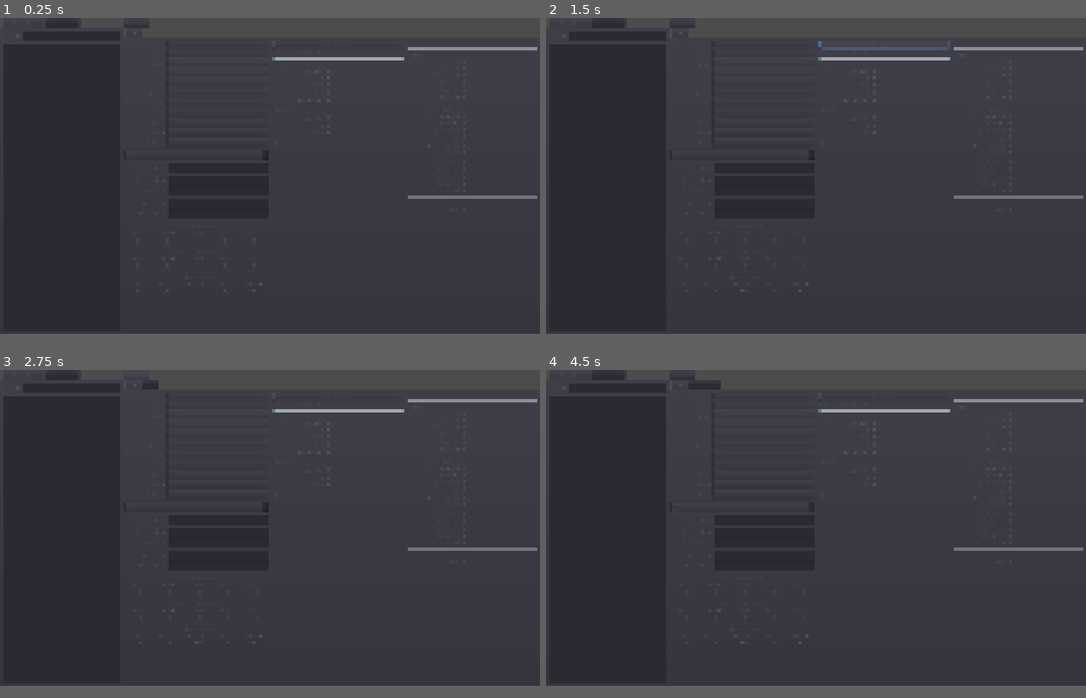
Above: before the commit, frames 1-4 (two rows, left to right).
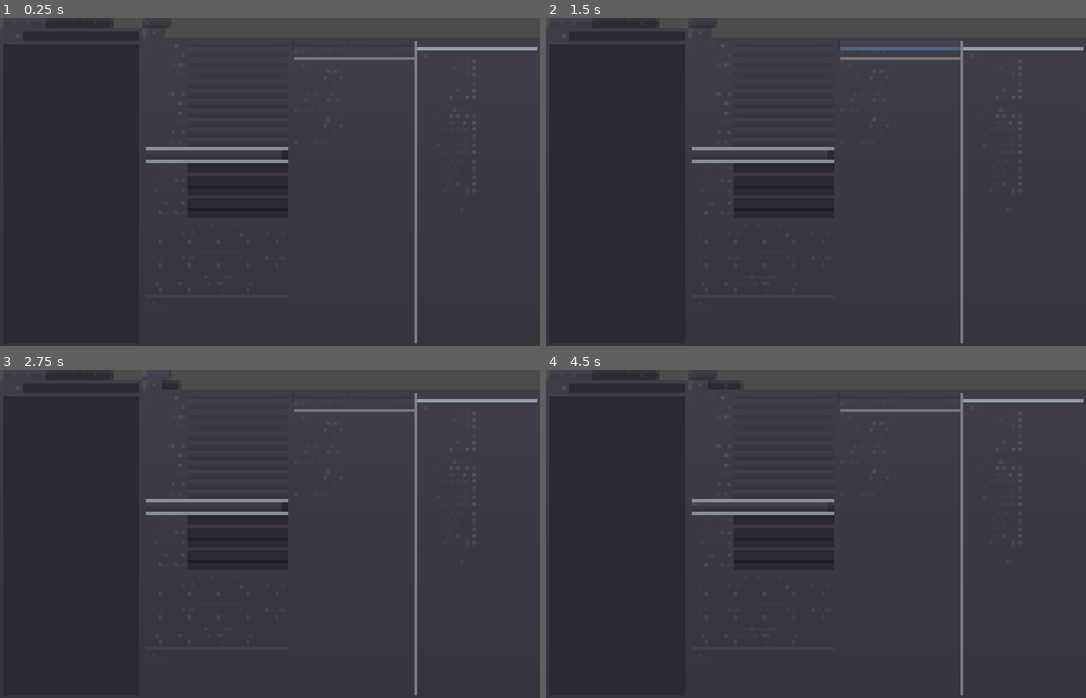
Above: after the commit, the same moments.

Repository: Hirmuolio/runescape-equipment-tool
Game: Godot game, scene res://main.tscn
Same seed, same stepped clock (60 frames per second), same inputs: the game is played once before the commit and once after it.
Inputs (mouse positions are in pixels of both pictures, inside the frame that each line leads up to; where the layout moved, square brackets give the same spot in the first picture):
- Up to frame 1 (0.25 s): no input
- Up to frame 2 (1.5 s): click (762, 44) at 0.52 s; click "Simulate" at 1.25 s
- Up to frame 3 (2.75 s): click "New set" at 2 s
- Up to frame 4 (4.5 s): click "New set" at 2.75 s; click (762, 501) [740, 507] at 3.5 s; click (762, 396) at 4.27 s
In our replay, the window is 800x468 before the commit and 800x486 after it. These sizes can differ from the game's own. Grey fills any space a smaller window leaves; there, only what the larger window draws over its background counts as a difference.

The runs differ from the first frame. In frame 1, 1.9% of the frame differs, in the area x 15-100%, y 0-100%; in frame 2, 2.0%; in frame 3, 1.9%; in frame 4, 2.0%.

Commit message:
prayers

Diff:
--- a/data/equipment.gd
+++ b/data/equipment.gd
@@ -4,6 +4,7 @@
 #func get_class(): return "equipment"
 
 var item_name : String
+var examine : String
 var item_id : int
 # weapon, 2h, ammo, cape, legs, body, shield, neck, head, feet, hands, ring, shield
 var equipment_slot : String
@@ -85,3 +86,7 @@
 	#	return false
 
 	return true
+
+func info()->String:
+
+	return examine
--- a/data/hardcoded_data.gd
+++ b/data/hardcoded_data.gd
@@ -110,6 +110,150 @@
 # Generated from equipment_specials on startup
 var items_with_specials : Dictionary
 
+
+var prayers : Dictionary = {
+	"def_5": {
+		"name": "Thick Skin",
+		"description": "+5% Defence",
+		"modifiers": {
+			"defence": 5
+		}
+	},
+	"def_10": {
+		"name": "Rock Skin",
+		"description": "+10% Defence",
+		"modifiers": {
+			"defence": 10
+		}
+	},
+	"def_15": {
+		"name": "Steek Skin",
+		"description": "+15% Defence",
+		"modifiers": {
+			"defence": 15
+		}
+	},
+	"str_5": {
+		"name": "Burst of Strength",
+		"description": "+5% Strength",
+		"modifiers": {
+			"strength": 5
+		}
+	},
+	"str_10": {
+		"name": "Superhuman Strength",
+		"description": "+10% Strength",
+		"modifiers": {
+			"strength": 10
+		}
+	},
+	"str_15": {
+		"name": "Ultimate Strength",
+		"description": "+15% Strength",
+		"modifiers": {
+			"strength": 15
+		}
+	},
+	"att_5": {
+		"name": "Clarity of Thought",
+		"description": "+5% Attack",
+		"modifiers": {
+			"attack": 5
+		}
+	},
+	"att_10": {
+		"name": "Improved Reflexes",
+		"description": "+10% Attack",
+		"modifiers": {
+			"attack": 10
+		}
+	},
+	"att_15": {
+		"name": "Incredible Reflexes",
+		"description": "+15% Attack",
+		"modifiers": {
+			"attack": 15
+		}
+	},
+	"rng_5": {
+		"name": "Sharp Eye",
+		"description": "+5% Ranged",
+		"modifiers": {
+			"ranged": 5
+		}
+	},
+	"rng_10": {
+		"name": "Hawk Eye",
+		"description": "+10% Ranged",
+		"modifiers": {
+			"ranged": 10
+		}
+	},
+	"rng_15": {
+		"name": "Eagle Eye",
+		"description": "+15% Ranged",
+		"modifiers": {
+			"ranged": 15
+		}
+	},
+	"rng_20": {
+		"name": "Rigour",
+		"description": "+20% Ranged attack, +23% Ranged strength, +25% Defence",
+		"modifiers": {
+			"ranged_attack": 20,
+			"ranged_str": 23,
+			"defence": 25
+		}
+	},
+	"mage_5": {
+		"name": "Mystic Will",
+		"description": "+5% Magical attack and defence",
+		"modifiers": {
+			"magic": 5
+		}
+	},
+	"mage_10": {
+		"name": "Mystic Lore",
+		"description": "+10% Magical attack and defence",
+		"modifiers": {
+			"magic": 10
+		}
+	},
+	"mage_15": {
+		"name": "Mystic Might",
+		"description": "+15% Magical attack and defence",
+		"modifiers": {
+			"magic": 15
+		}
+	},
+	"mage_25": {
+		"name": "Augury",
+		"description": "+25% Magical attack and defence, +25% Defence",
+		"modifiers": {
+			"magic_attack": 25,
+			"magic_defence": 25,
+			"defence": 25
+		}
+	},
+	"chivalry": {
+		"name": "Chivalry",
+		"description": "+15% Attack, +18% Strength, +20% Defence",
+		"modifiers": {
+			"attack": 15,
+			"strength": 18,
+			"defence": 20
+		}
+	},
+	"piety": {
+		"name": "Piety",
+		"description": "+20% Attack, +23% Strength, +25% Defence",
+		"modifiers": {
+			"attack": 20,
+			"strength": 23,
+			"defence": 25
+		}
+	}
+}
 
 
 # Called when the node enters the scene tree for the first time.
--- a/data/monster.gd
+++ b/data/monster.gd
@@ -5,6 +5,7 @@
 
 var monster_name : String
 var monster_id : int
+var examine : String
 
 # Levels
 var attack_level : int = 1
--- a/data/player.gd
+++ b/data/player.gd
@@ -43,9 +43,9 @@
 var str_bonus : int setget ,_get_str_bonus
 var atk_bonus : int setget ,_get_atk_bonus
 
-var prayer_str : float = 1 #TODO
-var prayer_atk : float = 1 #TODO
-var prayer_def : float = 1 #TODO
+var prayer_str : float setget ,_get_pray_str
+var prayer_atk : float setget ,_get_pray_att
+var prayer_def : float setget ,_get_pray_def
 
 var style_str_bonus : int setget ,_get_style_str
 var style_atk_bonus : int setget ,_get_style_atk
@@ -57,6 +57,7 @@
 
 var attack_speed : int setget ,_get_attack_speed
 
+var prayers : Array = []
 var special_attributes : Array = []
 
 func set_specials():
@@ -126,7 +127,27 @@
 	set_specials()
 	recalculate_stats()
 
-
+func prayer_add( prayer_id : String ) -> bool:
+	# Returns true if prayer was added
+	if prayer_id in prayers:
+		return false
+
+	# Can't have multiple prayers modify same stat
+	# Not good check. TODO make better
+	var already_modified : Array = []
+	for pra in prayers:
+		already_modified.append_array( HardcodedData.prayers[pra]["modifiers"].keys() )
+	for mod in HardcodedData.prayers[prayer_id]["modifiers"].keys():
+		if mod in already_modified:
+			return false
+
+	prayers.append( prayer_id )
+	recalculate_stats()
+	return true
+
+func prayer_remove( prayer_id : String ):
+	prayers.erase( prayer_id )
+	recalculate_stats()
 
 func _on_remove_gear(slot : String):
 	if slot == "2h":
@@ -248,3 +269,21 @@
 	if weapon:
 		return weapon.attack_speed
 	return 5
+
+func _get_pray_str() -> float:
+	for pray_id in prayers:
+		if "strength" in HardcodedData.prayers[pray_id]["modifiers"]:
+			return ( 100.0 + HardcodedData.prayers[pray_id]["modifiers"]["strength"] ) / 100
+	return 1.0
+
+func _get_pray_att() -> float:
+	for pray_id in prayers:
+		if "attack" in HardcodedData.prayers[pray_id]["modifiers"]:
+			return ( 100.0 + HardcodedData.prayers[pray_id]["modifiers"]["attack"] ) / 100
+	return 1.0
+
+func _get_pray_def() -> float:
+	for pray_id in prayers:
+		if "defence" in HardcodedData.prayers[pray_id]["modifiers"]:
+			return ( 100.0 + HardcodedData.prayers[pray_id]["modifiers"]["defence"] ) / 100
+	return 1.0
--- a/database.gd
+++ b/database.gd
@@ -39,6 +39,9 @@
 		$items.add_child( new_item )
 
 		new_item.item_name = item["name"]
+		if item["examine"]:
+			# Some items don't have examine info
+			new_item.examine = item["examine"]
 		new_item.item_id = item["id"]
 		new_item.set_name( String( new_item.item_id ) )
 
@@ -112,6 +115,7 @@
 		file.store_pascal_string( item.item_name )
 		file.store_pascal_string( item.equipment_slot )
 		file.store_32( item.item_id )
+		file.store_pascal_string( item.examine )
 
 		file.store_64( item.attack_stab )
 		file.store_64( item.attack_slash )
@@ -159,6 +163,7 @@
 	new_item.item_name = file.get_pascal_string()
 	new_item.equipment_slot = file.get_pascal_string()
 	new_item.item_id = file.get_32()
+	new_item.examine = file.get_pascal_string()
 
 	new_item.set_name( String( new_item.item_id ) )
 
@@ -206,6 +211,7 @@
 
 		new_monster.monster_name = monster["name"]
 		new_monster.monster_id = monster["id"]
+		new_monster.examine = monster["examine"]
 
 		new_monster.set_name( String( new_monster.monster_id ) )
 
@@ -273,6 +279,7 @@
 
 		file.store_pascal_string( monster.monster_name )
 		file.store_32( monster.monster_id )
+		file.store_pascal_string( monster.examine )
 
 		file.store_64( monster.attack_level )
 		file.store_64( monster.strength_level )
@@ -299,7 +306,7 @@
 		file.store_64( monster.defence_ranged )
 
 		file.store_64( monster.attack_speed )
-		file.store_64( monster.size )
+		file.store_pascal_string( monster.size )
 
 		file.store_pascal_string( var2str(monster.attack_type) )
 		file.store_pascal_string( var2str(monster.attributes) )
@@ -329,6 +336,7 @@
 
 	new_monster.monster_name = file.get_pascal_string()
 	new_monster.monster_id = file.get_32()
+	new_monster.examine = file.get_pascal_string()
 
 	new_monster.set_name( String( new_monster.monster_id ) )
 
@@ -357,7 +365,7 @@
 	new_monster.defence_ranged = file.get_64()
 
 	new_monster.attack_speed = file.get_64()
-	new_monster.size = file.get_64()
+	new_monster.size = file.get_pascal_string()
 
 	new_monster.attack_type = str2var( file.get_pascal_string() )
 	new_monster.attributes = str2var( file.get_pascal_string() )
--- a/equipment_list.gd
+++ b/equipment_list.gd
@@ -40,9 +40,10 @@
 		else:
 			tree_group = tree_groups[item.equipment_slot]
 
-		var tree_item = $Tree.create_item( tree_group )
+		var tree_item : TreeItem = $Tree.create_item( tree_group )
 		tree_item.set_text(0, item.item_name )
 		tree_item.set_metadata(0, item)
+		tree_item.set_tooltip( 0, item.info() )
 
 
 
@@ -90,6 +91,7 @@
 	var selected : TreeItem = $Tree.get_selected()
 	selected.deselect(0)
 	if typeof( selected.get_metadata(0) ) == TYPE_STRING:
+		# Group collapse/expand
 		selected.collapsed = !selected.collapsed
 		group_collapsed[selected.get_metadata(0) ] = selected.collapsed
 	else:
--- a/equipment_list.tscn
+++ b/equipment_list.tscn
@@ -8,7 +8,7 @@
 script = ExtResource( 1 )
 
 [node name="HBoxContainer" type="HBoxContainer" parent="."]
-margin_right = 1024.0
+margin_right = 1333.0
 margin_bottom = 24.0
 
 [node name="Label" type="Label" parent="HBoxContainer"]
@@ -19,14 +19,14 @@
 
 [node name="search" type="LineEdit" parent="HBoxContainer"]
 margin_left = 50.0
-margin_right = 1024.0
+margin_right = 1333.0
 margin_bottom = 24.0
 size_flags_horizontal = 3
 
 [node name="Tree" type="Tree" parent="."]
 margin_top = 28.0
-margin_right = 1024.0
-margin_bottom = 600.0
+margin_right = 1333.0
+margin_bottom = 780.0
 size_flags_horizontal = 3
 size_flags_vertical = 3
 allow_reselect = true
--- /dev/null
+++ b/interface/hoover_info.gd
@@ -0,0 +1,21 @@
+extends NinePatchRect
+
+func _ready():
+	#$RichTextLabel.default_color = Color( 0, 0, 0, 1 )
+	pass # Replace with function body.
+
+func initialize( source_node : Node, info_text : String ):
+	var _err = source_node.connect("mouse_exited", self, "_delete")
+
+	$RichTextLabel.parse_bbcode( info_text )
+	set_position( get_viewport().get_mouse_position() )
+
+	# Set the box size to fit the contained text
+	# get_content_height() seems to be bugged so we need to wait for a second before calling it
+	yield(get_tree().create_timer(.01), "timeout")
+	var height = $RichTextLabel.get_content_height()
+	rect_min_size.y = max( height, 50 )
+
+
+func _delete():
+	queue_free()
--- /dev/null
+++ b/interface/hoover_info.tscn
@@ -0,0 +1,24 @@
+[gd_scene load_steps=3 format=2]
+
+[ext_resource path="res://graphics/hoover_info_box.png" type="Texture" id=1]
+[ext_resource path="res://interface/hoover_info.gd" type="Script" id=2]
+
+[node name="hoover_info" type="NinePatchRect"]
+margin_right = 300.0
+margin_bottom = 100.0
+texture = ExtResource( 1 )
+patch_margin_left = 5
+patch_margin_top = 5
+patch_margin_right = 5
+patch_margin_bottom = 5
+script = ExtResource( 2 )
+
+[node name="RichTextLabel" type="RichTextLabel" parent="."]
+self_modulate = Color( 0, 0, 0, 1 )
+anchor_right = 1.0
+anchor_bottom = 1.0
+margin_left = 5.0
+margin_top = 5.0
+margin_right = -5.0
+margin_bottom = -5.0
+scroll_active = false
--- a/interface/monster_list.gd
+++ b/interface/monster_list.gd
@@ -73,6 +73,7 @@
 	var selected : TreeItem = $Tree.get_selected()
 	selected.deselect(0)
 	if typeof( selected.get_metadata(0) ) == TYPE_STRING:
+		# Group collapse/expand
 		selected.collapsed = !selected.collapsed
 		group_collapsed[selected.get_metadata(0) ] = selected.collapsed
 	else:
--- a/interface/monster_list.tscn
+++ b/interface/monster_list.tscn
@@ -8,7 +8,7 @@
 script = ExtResource( 1 )
 
 [node name="HBoxContainer" type="HBoxContainer" parent="."]
-margin_right = 1024.0
+margin_right = 1333.0
 margin_bottom = 24.0
 
 [node name="Label" type="Label" parent="HBoxContainer"]
@@ -19,14 +19,14 @@
 
 [node name="search" type="LineEdit" parent="HBoxContainer"]
 margin_left = 50.0
-margin_right = 1024.0
+margin_right = 1333.0
 margin_bottom = 24.0
 size_flags_horizontal = 3
 
 [node name="Tree" type="Tree" parent="."]
 margin_top = 28.0
-margin_right = 1024.0
-margin_bottom = 600.0
+margin_right = 1333.0
+margin_bottom = 780.0
 size_flags_horizontal = 3
 size_flags_vertical = 3
 
--- /dev/null
+++ b/interface/pray_button.gd
@@ -0,0 +1,27 @@
+extends Button
+
+
+var pray_id : String setget _set_pray_id
+var hoover_info : String
+
+
+# Called when the node enters the scene tree for the first time.
+func _ready():
+	pass # Replace with function body.
+
+func _set_pray_id( new_pray_id ):
+	pray_id = new_pray_id
+	hoover_info = HardcodedData.prayers[pray_id]["description"]
+	text = HardcodedData.prayers[pray_id]["name"]
+	pass
+
+
+func _on_pray_button_mouse_entered():
+	return
+	# This does not work right
+	var hoover_node = load( "res://interface/hoover_info.tscn" ).instance()
+	get_tree().get_root().add_child( hoover_node )
+	hoover_node.initialize( self, hoover_info )
+
+func remove_button():
+	queue_free()
--- /dev/null
+++ b/interface/pray_button.tscn
@@ -0,0 +1,13 @@
+[gd_scene load_steps=2 format=2]
+
+[ext_resource path="res://interface/pray_button.gd" type="Script" id=1]
+
+[node name="pray_button" type="Button"]
+anchor_right = 1.0
+anchor_bottom = 1.0
+rect_min_size = Vector2( 200, 0 )
+size_flags_horizontal = 0
+size_flags_vertical = 0
+script = ExtResource( 1 )
+
+[connection signal="mouse_entered" from="." to="." method="_on_pray_button_mouse_entered"]
--- /dev/null
+++ b/interface/prayer_list.gd
@@ -0,0 +1,20 @@
+extends VBoxContainer
+
+signal prayer_selected( prayer_id )
+
+func _ready():
+	create_list()
+	pass
+
+func create_list():
+	var pray_button_scene = preload( "res://interface/pray_button.tscn" )
+	for prayer_id in HardcodedData.prayers.keys():
+		var button = pray_button_scene.instance()
+		add_child( button )
+
+		button.pray_id = prayer_id
+		button.connect("button_down", self, "_on_pray_selected", [prayer_id])
+
+
+func _on_pray_selected( pray_id : String ):
+	emit_signal("prayer_selected", pray_id )
--- /dev/null
+++ b/interface/prayer_list.tscn
@@ -0,0 +1,8 @@
+[gd_scene load_steps=2 format=2]
+
+[ext_resource path="res://interface/prayer_list.gd" type="Script" id=1]
+
+[node name="prayer_list" type="VBoxContainer"]
+anchor_right = 1.0
+anchor_bottom = 1.0
+script = ExtResource( 1 )
--- a/interface/results.gd
+++ b/interface/results.gd
@@ -25,7 +25,6 @@
 	pass
 
 func print_specials( player_data : player ):
-	print("SPECIALS")
 	var specials_str = ""
 	for special in player_data.special_attributes:
 		specials_str += "* " + HardcodedData.equipment_specials[ special ][ "description" ]
--- a/interface/set.gd
+++ b/interface/set.gd
@@ -26,13 +26,21 @@
 
 func _on_player_data_gear_change(slot : String, new_gear : equipment):
 	# Sets the gear visible on the buttons
+	# Happens as a result of the actual player gear change
 	get_node("player/" + slot ).add_gear( new_gear)
 
 func set_monster( monster_node : monster ):
 	$monster.set_monster( monster_node )
-	pass
 
 
 func _on_Button_pressed():
 	$combat_sim.do_simulations( $player_data, $monster.current_monster )
-	pass # Replace with function body.
+
+func prayer_add( prayer_id : String ):
+	if $player_data.prayer_add( prayer_id ):
+		var prayer_button_scene := preload( "res://interface/pray_button.tscn")
+		var button := prayer_button_scene.instance()
+		button.pray_id = prayer_id
+		button.connect( "button_down", $player_data, "prayer_remove", [prayer_id] )
+		button.connect( "button_down", button, "remove_button" )
+		$player/prayers.add_child( button )
--- a/interface/set.tscn
+++ b/interface/set.tscn
@@ -216,7 +216,7 @@
 margin_top = 18.0
 margin_right = 67.0
 margin_bottom = 32.0
-text = "0"
+text = "+0"
 align = 1
 
 [node name="slash" type="Label" parent="player/eq_attack"]
@@ -224,7 +224,7 @@
 margin_top = 18.0
 margin_right = 138.0
 margin_bottom = 32.0
-text = "0"
+text = "+0"
 align = 1
 
 [node name="crush" type="Label" parent="player/eq_attack"]
@@ -232,7 +232,7 @@
 margin_top = 18.0
 margin_right = 209.0
 margin_bottom = 32.0
-text = "0"
+text = "+0"
 align = 1
 
 [node name="magic" type="Label" parent="player/eq_attack"]
@@ -240,7 +240,7 @@
 margin_top = 18.0
 margin_right = 280.0
 margin_bottom = 32.0
-text = "0"
+text = "+0"
 align = 1
 
 [node name="ranged" type="Label" parent="player/eq_attack"]
@@ -248,7 +248,7 @@
 margin_top = 18.0
 margin_right = 351.0
 margin_bottom = 32.0
-text = "0"
+text = "+0"
 align = 1
 
 [node name="HSeparator6" type="HSeparator" parent="player"]
@@ -313,7 +313,7 @@
 margin_top = 18.0
 margin_right = 67.0
 margin_bottom = 32.0
-text = "0"
+text = "+0"
 align = 1
 
 [node name="slash" type="Label" parent="player/eq_def"]
@@ -321,7 +321,7 @@
 margin_top = 18.0
 margin_right = 138.0
 margin_bottom = 32.0
-text = "0"
+text = "+0"
 align = 1
 
 [node name="crush" type="Label" parent="player/eq_def"]
@@ -329,7 +329,7 @@
 margin_top = 18.0
 margin_right = 209.0
 margin_bottom = 32.0
-text = "0"
+text = "+0"
 align = 1
 
 [node name="magic" type="Label" parent="player/eq_def"]
@@ -337,7 +337,7 @@
 margin_top = 18.0
 margin_right = 280.0
 margin_bottom = 32.0
-text = "0"
+text = "+0"
 align = 1
 
 [node name="ranged" type="Label" parent="player/eq_def"]
@@ -345,7 +345,7 @@
 margin_top = 18.0
 margin_right = 351.0
 margin_bottom = 32.0
-text = "0"
+text = "+0"
 align = 1
 
 [node name="HSeparator7" type="HSeparator" parent="player"]
@@ -410,7 +410,7 @@
 margin_top = 18.0
 margin_right = 67.0
 margin_bottom = 32.0
-text = "0"
+text = "+0"
 align = 1
 
 [node name="rng_str" type="Label" parent="player/eq_other"]
@@ -418,7 +418,7 @@
 margin_top = 18.0
 margin_right = 138.0
 margin_bottom = 32.0
-text = "0"
+text = "+0"
 align = 1
 
 [node name="mg_dmg" type="Label" parent="player/eq_other"]
@@ -426,7 +426,7 @@
 margin_top = 18.0
 margin_right = 209.0
 margin_bottom = 32.0
-text = "0"
+text = "+0%"
 align = 1
 
 [node name="pray" type="Label" parent="player/eq_other"]
@@ -434,7 +434,7 @@
 margin_top = 18.0
 margin_right = 280.0
 margin_bottom = 32.0
-text = "0"
+text = "+0"
 align = 1
 
 [node name="speed" type="Label" parent="player/eq_other"]
@@ -449,6 +449,17 @@
 margin_top = 630.0
 margin_right = 354.0
 margin_bottom = 634.0
+
+[node name="Label" type="Label" parent="player"]
+margin_top = 638.0
+margin_right = 354.0
+margin_bottom = 652.0
+text = "Prayers:"
+
+[node name="prayers" type="VBoxContainer" parent="player"]
+margin_top = 656.0
+margin_right = 354.0
+margin_bottom = 656.0
 
 [node name="VSeparator" type="VSeparator" parent="."]
 margin_left = 358.0
@@ -730,7 +741,7 @@
 margin_bottom = 406.0
 label = "Attributes:"
 
-[node name="size" parent="monster" instance=ExtResource( 4 )]
+[node name="size" parent="monster" instance=ExtResource( 11 )]
 margin_top = 410.0
 margin_right = 478.0
 margin_bottom = 424.0
--- a/interface/text_display.gd
+++ b/interface/text_display.gd
@@ -2,9 +2,10 @@
 
 tool
 
-export var  value : String = "" setget _set_value
+export var value : String = "" setget _set_value
 export var label : String = "Label" setget _set_label
 
+var hoover_info : String
 
 func _ready():
 	pass
@@ -16,3 +17,9 @@
 func _set_value( new_value : String ):
 	value = new_value
 	$display.text = value
+
+func _on_mouse_entered():
+	if hoover_info:
+		var hoover_node = load( "res://interface/hoover_info.tscn" ).instance()
+		get_tree().get_root().add_child( hoover_node )
+		hoover_node.initialize( self, hoover_info )
--- a/interface/text_display.tscn
+++ b/interface/text_display.tscn
@@ -12,6 +12,7 @@
 margin_right = 130.0
 margin_bottom = 14.0
 rect_min_size = Vector2( 130, 0 )
+mouse_filter = 1
 text = "Label"
 align = 2
 
@@ -19,3 +20,7 @@
 margin_left = 134.0
 margin_right = 134.0
 margin_bottom = 14.0
+mouse_filter = 1
+
+[connection signal="mouse_entered" from="Label" to="." method="_on_mouse_entered"]
+[connection signal="mouse_entered" from="display" to="." method="_on_mouse_entered"]
--- a/main.tscn
+++ b/main.tscn
@@ -1,10 +1,11 @@
-[gd_scene load_steps=6 format=2]
+[gd_scene load_steps=7 format=2]
 
 [ext_resource path="res://main.gd" type="Script" id=1]
 [ext_resource path="res://equipment_list.tscn" type="PackedScene" id=2]
 [ext_resource path="res://setups.gd" type="Script" id=3]
 [ext_resource path="res://interface/set.tscn" type="PackedScene" id=4]
 [ext_resource path="res://interface/monster_list.tscn" type="PackedScene" id=5]
+[ext_resource path="res://interface/prayer_list.tscn" type="PackedScene" id=6]
 
 [node name="interface" type="Control"]
 anchor_right = 1.0
@@ -16,9 +17,9 @@
 anchor_bottom = 1.0
 
 [node name="TabContainer" type="TabContainer" parent="HBoxContainer"]
-margin_right = 300.0
+margin_right = 350.0
 margin_bottom = 780.0
-rect_min_size = Vector2( 300, 0 )
+rect_min_size = Vector2( 350, 0 )
 tab_align = 0
 
 [node name="equipment" parent="HBoxContainer/TabContainer" instance=ExtResource( 2 )]
@@ -30,14 +31,17 @@
 [node name="monster" parent="HBoxContainer/TabContainer" instance=ExtResource( 5 )]
 visible = false
 
+[node name="prayers" parent="HBoxContainer/TabContainer" instance=ExtResource( 6 )]
+visible = false
+
 [node name="VBoxContainer" type="VBoxContainer" parent="HBoxContainer"]
-margin_left = 304.0
+margin_left = 354.0
 margin_right = 1333.0
 margin_bottom = 780.0
 size_flags_horizontal = 3
 
 [node name="HBoxContainer" type="HBoxContainer" parent="HBoxContainer/VBoxContainer"]
-margin_right = 1029.0
+margin_right = 979.0
 margin_bottom = 20.0
 
 [node name="new_setup" type="Button" parent="HBoxContainer/VBoxContainer/HBoxContainer"]
@@ -47,7 +51,7 @@
 
 [node name="setups" type="TabContainer" parent="HBoxContainer/VBoxContainer"]
 margin_top = 24.0
-margin_right = 1029.0
+margin_right = 979.0
 margin_bottom = 780.0
 size_flags_horizontal = 3
 size_flags_vertical = 3
@@ -63,4 +67,5 @@
 
 [connection signal="item_selected" from="HBoxContainer/TabContainer/equipment" to="HBoxContainer/VBoxContainer/setups" method="_on_equipment_list_item_selected"]
 [connection signal="item_selected" from="HBoxContainer/TabContainer/monster" to="HBoxContainer/VBoxContainer/setups" method="_on_monster_item_selected"]
+[connection signal="prayer_selected" from="HBoxContainer/TabContainer/prayers" to="HBoxContainer/VBoxContainer/setups" method="_on_prayer_list_prayer_selected"]
 [connection signal="pressed" from="HBoxContainer/VBoxContainer/HBoxContainer/new_setup" to="HBoxContainer/VBoxContainer/setups" method="_on_new_setup_pressed"]
--- a/project.godot
+++ b/project.godot
@@ -45,7 +45,7 @@
 [display]
 
 window/size/width=1333
-window/size/height=780
+window/size/height=810
 
 [physics]
 
--- a/setups.gd
+++ b/setups.gd
@@ -22,3 +22,6 @@
 
 func _on_monster_item_selected(monster_node):
 	get_current_tab_control().set_monster( monster_node )
+
+func _on_prayer_list_prayer_selected(prayer_id):
+	get_current_tab_control().prayer_add( prayer_id )
Binary file added: graphics/hoover_info_box.png
Not shown, added: graphics/hoover_info_box.png.import
